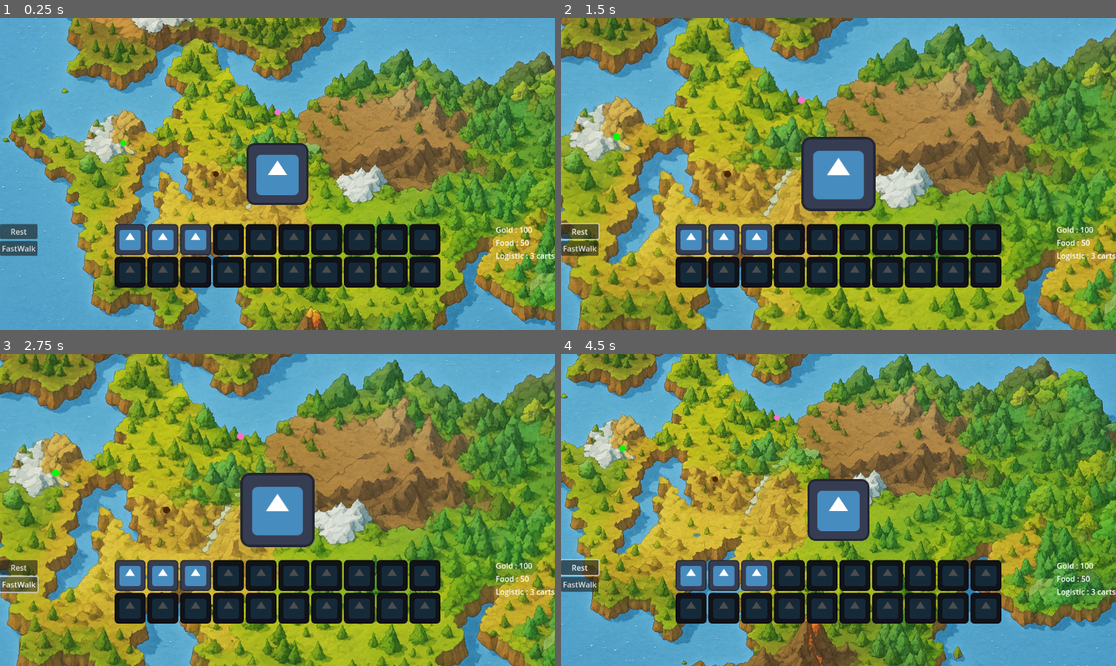
Above: before the commit, frames 1-4 (two rows, left to right).
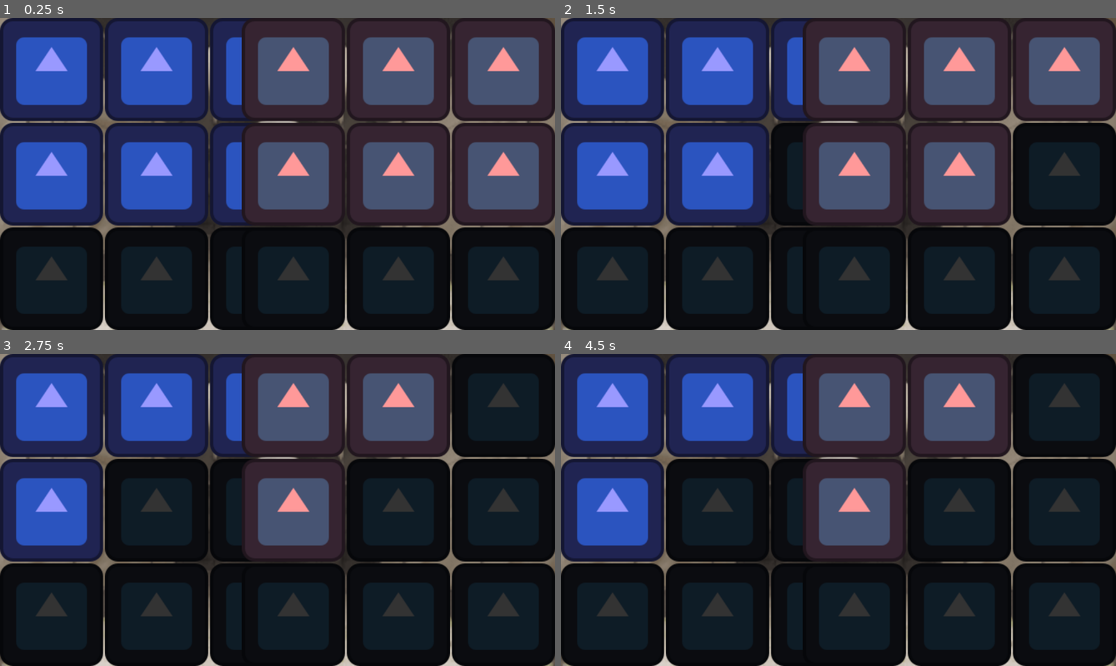
Above: after the commit, the same moments.

Repository: Sly-ls/world-strategy-roguelite
Game: Godot game, scene res://scenes/CombatScene.tscn
Same seed, same stepped clock (60 frames per second), same inputs: the game is played once before the commit and once after it. Before the commit the project starts from res://scenes/WorldMap.tscn. The engine's default icon, where the game draws it, is replaced by a stand-in: a white triangle on a blue panel in a dark square.
Inputs (mouse positions are in pixels of both pictures, inside the frame that each line leads up to):
- Up to frame 1 (0.25 s): no input
- Up to frame 2 (1.5 s): click (577, 230) at 0.5 s, where only the run before the commit has a clickable "Rest"; move the mouse to (960, 158) at 1.27 s; hold Right (move_right) from 1.28 s (still down); hold Mouse wheel up (zoom_in) from 1.28 s (still down); click (960, 158) at 1.42 s
- Up to frame 3 (2.75 s): release Right (move_right) at 2 s; release Mouse wheel up (zoom_in) at 2 s; click (16, 584) at 2 s, where only the run before the commit has a clickable "FastWalk"
- Up to frame 4 (4.5 s): tap Enter at 2.75, 4.25 s; move the mouse to (727, 525) at 2.77 s; hold Down (move_down) 2.78-3.53 s; tap Mouse wheel down (zoom_out) at 2.85, 4.35 s; click (727, 525) at 2.92 s; tap Space at 3.5 s; move the mouse to (894, 441) at 3.52 s; hold Right (move_right) 3.53-4.28 s; hold Mouse wheel up (zoom_in) 3.53-4.28 s; click (894, 441) at 3.67 s; move the mouse to (810, 572) at 4.27 s; hold Up (move_up) from 4.28 s (still down); click (810, 572) at 4.42 s

The runs differ from the first frame. In frame 1, 94% of the frame differs, in the area x 0-100%, y 0-100%; in frame 2, 94%; in frame 3, 94%; in frame 4, 94%.

Commit message:
first proto combat

Diff:
--- a/project.godot
+++ b/project.godot
@@ -11,7 +11,7 @@
 [application]
 
 config/name="world-strategy-roguelite"
-run/main_scene="uid://rsluj5frvxd7"
+run/main_scene="uid://bh7xtdnugcefb"
 config/features=PackedStringArray("4.5", "Forward Plus")
 config/icon="res://icon.svg"
 
--- /dev/null
+++ b/scenes/CombatScene.tscn
@@ -0,0 +1,193 @@
+[gd_scene load_steps=4 format=3 uid="uid://bh7xtdnugcefb"]
+
+[ext_resource type="Script" uid="uid://c74ootueqj7oc" path="res://src/combat/CombatScene.gd" id="1_gc2ly"]
+[ext_resource type="Texture2D" uid="uid://bfs05wxe1k2iw" path="res://assets/combat/Battle Backgrounds_0.png" id="2_4j82b"]
+[ext_resource type="Texture2D" uid="uid://chae0j1m6ist4" path="res://icon.svg" id="3_rx5ct"]
+
+[node name="CombatScene" type="Control"]
+layout_mode = 3
+anchors_preset = 15
+anchor_right = 1.0
+anchor_bottom = 1.0
+grow_horizontal = 2
+grow_vertical = 2
+script = ExtResource("1_gc2ly")
+
+[node name="Background" type="TextureRect" parent="."]
+z_index = -2
+layout_mode = 1
+anchors_preset = 15
+anchor_right = 1.0
+anchor_bottom = 1.0
+grow_horizontal = 2
+grow_vertical = 2
+texture = ExtResource("2_4j82b")
+expand_mode = 2
+
+[node name="GridAllies" type="GridContainer" parent="."]
+layout_mode = 1
+anchors_preset = 9
+anchor_bottom = 1.0
+offset_right = 8.0
+grow_vertical = 2
+columns = 3
+
+[node name="TextureRect" type="TextureRect" parent="GridAllies"]
+custom_minimum_size = Vector2(0.32, 0.32)
+layout_mode = 2
+size_flags_horizontal = 3
+size_flags_vertical = 3
+texture = ExtResource("3_rx5ct")
+expand_mode = 2
+
+[node name="TextureRect2" type="TextureRect" parent="GridAllies"]
+custom_minimum_size = Vector2(0.32, 0.32)
+layout_mode = 2
+size_flags_horizontal = 3
+size_flags_vertical = 3
+texture = ExtResource("3_rx5ct")
+expand_mode = 2
+
+[node name="TextureRect3" type="TextureRect" parent="GridAllies"]
+custom_minimum_size = Vector2(0.32, 0.32)
+layout_mode = 2
+size_flags_horizontal = 3
+size_flags_vertical = 3
+texture = ExtResource("3_rx5ct")
+expand_mode = 2
+
+[node name="TextureRect4" type="TextureRect" parent="GridAllies"]
+custom_minimum_size = Vector2(0.32, 0.32)
+layout_mode = 2
+size_flags_horizontal = 3
+size_flags_vertical = 3
+texture = ExtResource("3_rx5ct")
+expand_mode = 2
+
+[node name="TextureRect5" type="TextureRect" parent="GridAllies"]
+custom_minimum_size = Vector2(0.32, 0.32)
+layout_mode = 2
+size_flags_horizontal = 3
+size_flags_vertical = 3
+texture = ExtResource("3_rx5ct")
+expand_mode = 2
+
+[node name="TextureRect6" type="TextureRect" parent="GridAllies"]
+custom_minimum_size = Vector2(0.32, 0.32)
+layout_mode = 2
+size_flags_horizontal = 3
+size_flags_vertical = 3
+texture = ExtResource("3_rx5ct")
+expand_mode = 2
+
+[node name="TextureRect7" type="TextureRect" parent="GridAllies"]
+custom_minimum_size = Vector2(0.32, 0.32)
+layout_mode = 2
+size_flags_horizontal = 3
+size_flags_vertical = 3
+texture = ExtResource("3_rx5ct")
+expand_mode = 2
+
+[node name="TextureRect8" type="TextureRect" parent="GridAllies"]
+custom_minimum_size = Vector2(0.32, 0.32)
+layout_mode = 2
+size_flags_horizontal = 3
+size_flags_vertical = 3
+texture = ExtResource("3_rx5ct")
+expand_mode = 2
+
+[node name="TextureRect9" type="TextureRect" parent="GridAllies"]
+custom_minimum_size = Vector2(0.32, 0.32)
+layout_mode = 2
+size_flags_horizontal = 3
+size_flags_vertical = 3
+texture = ExtResource("3_rx5ct")
+expand_mode = 2
+
+[node name="GridEnemies" type="GridContainer" parent="."]
+layout_mode = 1
+anchors_preset = 11
+anchor_left = 1.0
+anchor_right = 1.0
+anchor_bottom = 1.0
+offset_left = -8.0
+grow_horizontal = 0
+grow_vertical = 2
+columns = 3
+
+[node name="TextureRect" type="TextureRect" parent="GridEnemies"]
+custom_minimum_size = Vector2(0.32, 0.32)
+layout_mode = 2
+size_flags_horizontal = 3
+size_flags_vertical = 3
+texture = ExtResource("3_rx5ct")
+expand_mode = 2
+
+[node name="TextureRect2" type="TextureRect" parent="GridEnemies"]
+custom_minimum_size = Vector2(0.32, 0.32)
+layout_mode = 2
+size_flags_horizontal = 3
+size_flags_vertical = 3
+texture = ExtResource("3_rx5ct")
+expand_mode = 2
+
+[node name="TextureRect3" type="TextureRect" parent="GridEnemies"]
+custom_minimum_size = Vector2(0.32, 0.32)
+layout_mode = 2
+size_flags_horizontal = 3
+size_flags_vertical = 3
+texture = ExtResource("3_rx5ct")
+expand_mode = 2
+
+[node name="TextureRect4" type="TextureRect" parent="GridEnemies"]
+custom_minimum_size = Vector2(0.32, 0.32)
+layout_mode = 2
+size_flags_horizontal = 3
+size_flags_vertical = 3
+texture = ExtResource("3_rx5ct")
+expand_mode = 2
+
+[node name="TextureRect5" type="TextureRect" parent="GridEnemies"]
+custom_minimum_size = Vector2(0.32, 0.32)
+layout_mode = 2
+size_flags_horizontal = 3
+size_flags_vertical = 3
+texture = ExtResource("3_rx5ct")
+expand_mode = 2
+
+[node name="TextureRect6" type="TextureRect" parent="GridEnemies"]
+custom_minimum_size = Vector2(0.32, 0.32)
+layout_mode = 2
+size_flags_horizontal = 3
+size_flags_vertical = 3
+texture = ExtResource("3_rx5ct")
+expand_mode = 2
+
+[node name="TextureRect7" type="TextureRect" parent="GridEnemies"]
+custom_minimum_size = Vector2(0.32, 0.32)
+layout_mode = 2
+size_flags_horizontal = 3
+size_flags_vertical = 3
+texture = ExtResource("3_rx5ct")
+expand_mode = 2
+
+[node name="TextureRect8" type="TextureRect" parent="GridEnemies"]
+custom_minimum_size = Vector2(0.32, 0.32)
+layout_mode = 2
+size_flags_horizontal = 3
+size_flags_vertical = 3
+texture = ExtResource("3_rx5ct")
+expand_mode = 2
+
+[node name="TextureRect9" type="TextureRect" parent="GridEnemies"]
+custom_minimum_size = Vector2(0.32, 0.32)
+layout_mode = 2
+size_flags_horizontal = 3
+size_flags_vertical = 3
+texture = ExtResource("3_rx5ct")
+expand_mode = 2
+
+[node name="TopBar" type="HBoxContainer" parent="."]
+layout_mode = 0
+offset_right = 40.0
+offset_bottom = 40.0
--- a/src/army/UnitData.gd
+++ b/src/army/UnitData.gd
@@ -10,6 +10,14 @@
 @export var count: int = 10   # nombre de soldats dans l’unité
 
 
+# Combat
+@export var melee_power: int = 10      # note CàC
+@export var ranged_power: int = 0      # note distance
+@export var magic_power: int = 0       # note magie
+@export var attack_interval: float = 1.5  # secondes entre deux frappes
+@export var initiative: int = 0        # >0 = frappe plus tôt dans le tick
+@export var is_slow: bool = false      # frappe en fin de phase
+
 
 # Called when the node enters the scene tree for the first time.
 func _ready() -> void:
--- /dev/null
+++ b/src/combat/CombatScene.gd
@@ -0,0 +1,295 @@
+extends Control
+
+const COLS := 3
+const ROWS := 5
+const GRID_SIZE := COLS * ROWS
+
+@onready var grid_allies: GridContainer = $GridAllies
+@onready var grid_enemies: GridContainer = $GridEnemies
+
+var ally_slots: Array = []
+var enemy_slots: Array = []
+
+# Chaque entrée sera un dictionnaire { unit_data: UnitData, hp: int, attack_cd: float }
+var allies: Array = []
+var enemies: Array = []
+
+var tick_timer: float = 0.0
+const TICK_INTERVAL := 0.2  # secondes entre deux ticks de combat
+
+
+func _ready() -> void:
+    ally_slots = grid_allies.get_children()
+    enemy_slots = grid_enemies.get_children()
+    _init_test_armies()
+    _refresh_all_slots()
+
+
+func _process(delta: float) -> void:
+    tick_timer += delta
+    if tick_timer >= TICK_INTERVAL:
+        tick_timer -= TICK_INTERVAL
+        _combat_tick()
+
+func _refresh_all_slots() -> void:
+    _refresh_slots_for_side(ally_slots, allies, true)
+    _refresh_slots_for_side(enemy_slots, enemies, false)
+
+
+func _refresh_slots_for_side(slots: Array, units: Array, is_ally: bool) -> void:
+    for i in slots.size():
+        var slot := slots[i] as TextureRect
+        slot.mouse_filter = Control.MOUSE_FILTER_IGNORE
+
+        var u = units[i]
+        if u == null:
+            slot.modulate = Color(0.2, 0.2, 0.2)
+            slot.tooltip_text = ""
+        else:
+            slot.modulate = Color(0.6, 0.6, 1.0) if is_ally else Color(1.0, 0.6, 0.6)
+            var data: UnitData = u["unit_data"]
+            var hp: int = u["hp"]
+            slot.tooltip_text = "%s\nPV: %d / %d" % [data.name, hp, data.max_hp]
+
+func _combat_tick() -> void:
+    # 1. Phase distance
+    _phase_attack(allies, enemies, "ranged")
+    _phase_attack(enemies, allies, "ranged")
+
+    # 2. Phase CàC (seulement frontline)
+    _phase_attack(allies, enemies, "melee")
+    _phase_attack(enemies, allies, "melee")
+
+    # 3. Phase magie
+    _phase_attack(allies, enemies, "magic")
+    _phase_attack(enemies, allies, "magic")
+
+    # 4. Renforts
+    _apply_reinforcements_for_both()
+
+    # 5. Rafraîchir UI + fin de combat
+    _refresh_all_slots()
+    _check_end_of_combat()
+func _phase_attack(attacking_side: Array, defending_side: Array, phase: String) -> void:
+    for col in COLS:
+        var attacker_idx = get_front_index_for_col(attacking_side, col)
+        if attacker_idx == -1:
+            continue
+
+        var attacker = attacking_side[attacker_idx]
+        if attacker == null or attacker["hp"] <= 0:
+            continue
+
+        var data: UnitData = attacker["unit_data"]
+
+        var power := 0
+        match phase:
+            "ranged":
+                power = data.ranged_power
+            "melee":
+                power = data.melee_power
+            "magic":
+                power = data.magic_power
+
+        if power <= 0:
+            continue
+
+        var target_idx = get_front_index_for_col(defending_side, col)
+        if target_idx == -1:
+            continue
+
+        var target = defending_side[target_idx]
+        var target_data: UnitData = target["unit_data"]
+        var target_hp: int = target["hp"]
+
+        target_hp -= power
+        target["hp"] = target_hp
+
+        print("%s (%s) frappe %s pour %d dégâts (PV restants: %d)" % [
+            data.name, phase, target_data.name, power, target_hp
+        ])
+
+        if target_hp <= 0:
+            print("%s meurt" % target_data.name)
+            defending_side[target_idx] = null
+
+
+func _side_attack(attacking_side: Array, defending_side: Array) -> void:
+    for i in attacking_side.size():
+        var u = attacking_side[i]
+        if u == null:
+            continue
+
+        var data: UnitData = u["unit_data"]
+        var hp: int = u["hp"]
+
+        if hp <= 0:
+            continue
+
+        # réduire cooldown
+        u["attack_cd"] -= TICK_INTERVAL
+        if u["attack_cd"] > 0:
+            continue
+
+        # trouver une cible en face : même index pour ce proto
+        var target_index := i
+        if target_index < 0 or target_index >= defending_side.size():
+            continue
+
+        var target = defending_side[target_index]
+        if target == null:
+            continue
+
+        var target_data: UnitData = target["unit_data"]
+        var target_hp: int = target["hp"]
+
+        # dégâts = melee_power pour ce proto
+        var dmg: int = max(data.melee_power, max(data.ranged_power, data.magic_power))
+        if dmg <= 0:
+            dmg = 5  # fallback
+
+        target_hp -= dmg
+        target["hp"] = target_hp
+
+        print("%s frappe %s pour %d dégâts (PV restants: %d)" % [
+            data.name, target_data.name, dmg, target_hp
+        ])
+
+        # reset cooldown
+        u["attack_cd"] = data.attack_interval
+
+        # si la cible meurt
+        if target_hp <= 0:
+            print("%s est éliminé !" % target_data.name)
+            defending_side[target_index] = null
+
+
+func _is_side_dead(side: Array) -> bool:
+    for u in side:
+        if u != null and u["hp"] > 0:
+            return false
+    return true
+func _init_test_armies() -> void:
+    allies.clear()
+    enemies.clear()
+
+    # Fabriquer 3 unités côté joueur
+    var knight := UnitData.new()
+    knight.name = "Chevaliers"
+    knight.max_hp = 600
+    knight.hp = 600
+    knight.melee_power = 25
+    knight.attack_interval = 1.5
+    knight.count = 6
+
+    var archer := UnitData.new()
+    archer.name = "Archers"
+    archer.max_hp = 300
+    archer.hp = 300
+    archer.melee_power = 8
+    archer.ranged_power = 18
+    archer.attack_interval = 1.2
+    archer.count = 10
+
+    var mage := UnitData.new()
+    mage.name = "Mage"
+    mage.max_hp = 200
+    mage.hp = 200
+    mage.magic_power = 30
+    mage.attack_interval = 2.0
+    mage.count = 4
+
+    # On ne gère que 3 unités pour ce proto, on les met devant (ligne 0)
+    allies.resize(GRID_SIZE)
+    for i in GRID_SIZE:
+        allies[i] = null
+
+    var knight_2 := knight.duplicate()
+    knight_2.name = "Chevaliers 2"
+    var archer_2 := archer.duplicate()
+    archer_2.name = "Archers 2"
+    var mage_2 := mage.duplicate()
+    mage_2.name = "Mage 2"
+    allies[0] = _make_combat_unit(knight)
+    allies[1] = _make_combat_unit(archer)
+    allies[2] = _make_combat_unit(mage)
+    allies[3] = _make_combat_unit(knight_2)
+    allies[4] = _make_combat_unit(archer_2)
+    allies[5] = _make_combat_unit(mage_2)
+
+    # Côté ennemi, clones simplifiés
+    var e_knight := knight.duplicate()
+    e_knight.name = "Chevaliers ennemis"
+    var e_archer := archer.duplicate()
+    e_archer.name = "Archers ennemis"
+    var e_mage := mage.duplicate()
+    e_mage.name = "Mage ennemi"
+    var e_knight_2 := knight.duplicate()
+    e_knight_2.name = "Chevaliers 2 ennemis"
+    var e_archer_2 := archer.duplicate()
+    e_archer_2.name = "Archers 2 ennemis"
+    var e_mage_2 := mage.duplicate()
+    e_mage_2.name = "Mage 2 ennemi"
+    enemies.resize(GRID_SIZE)
+    for i in GRID_SIZE:
+        enemies[i] = null
+
+    enemies[0] = _make_combat_unit(e_knight)
+    enemies[1] = _make_combat_unit(e_archer)
+    enemies[2] = _make_combat_unit(e_mage)
+    enemies[3] = _make_combat_unit(e_knight_2)
+    enemies[4] = _make_combat_unit(e_archer_2)
+    enemies[5] = _make_combat_unit(e_mage_2)
+
+
+func _make_combat_unit(data: UnitData) -> Dictionary:
+    return {
+        "unit_data": data,
+        "hp": data.hp,
+        "attack_cd": 0.0  # prêt à frapper immédiatement
+    }
+
+func get_front_index_for_col(side: Array, col: int) -> int:
+    for row in ROWS:
+        var idx = index_from_rc(row, col)
+        var u = side[idx]
+        if u != null and u["hp"] > 0:
+            return idx
+    return -1
+
+func _apply_reinforcements_for_both() -> void:
+    apply_reinforcements(allies)
+    apply_reinforcements(enemies)
+
+
+func apply_reinforcements(side: Array) -> void:
+    # Idée simple : pour chaque colonne, on "tasse" les unités vivantes vers la ligne 0
+    for col in COLS:
+        var write_row := 0
+
+        for row in ROWS:
+            var idx := index_from_rc(row, col)
+            var unit = side[idx]
+
+            if unit != null and unit["hp"] > 0:
+                var target_idx := index_from_rc(write_row, col)
+                if target_idx != idx:
+                    # on déplace l'unité vers la première ligne libre
+                    side[target_idx] = unit
+                    side[idx] = null
+                write_row += 1
+func _check_end_of_combat() -> void:
+    if _is_side_dead(allies):
+        print("Défaite !")
+        set_process(false)
+    elif _is_side_dead(enemies):
+        print("Victoire !")
+        set_process(false)
+
+
+
+func index_from_rc(row: int, col: int) -> int:
+    return row * COLS + col
+
+func rc_from_index(index: int) -> Vector2i:
+    return Vector2i(index / COLS, index % COLS) # row, col
Binary file added: assets/combat/Battle Backgrounds_0.png
Not shown, added: assets/combat/Battle Backgrounds_0.png.import
Not shown, added: src/combat/CombatScene.gd.uid
Not shown, added: scenes/CombatScene.tscn185169563147.tmp
